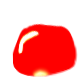
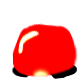
Revision of a layered 80 x 80 image; what changed, layer by layer:
added layer "shadow" over [12, 65, 77, 79]
